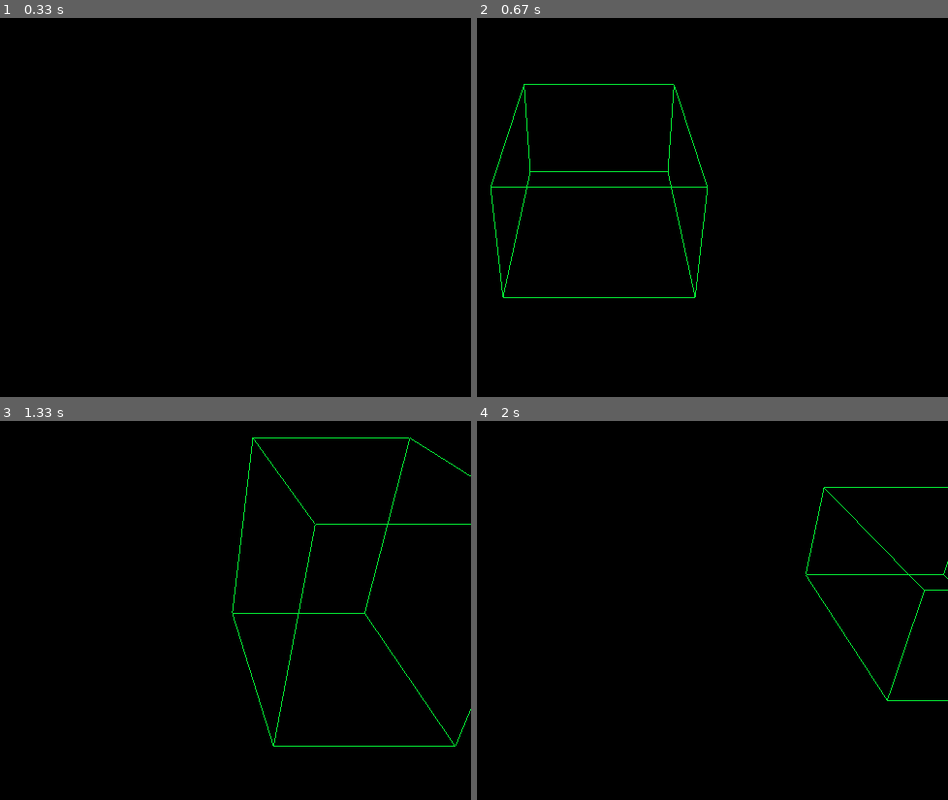
Above: before the commit, frames 1-4 (two rows, left to right).
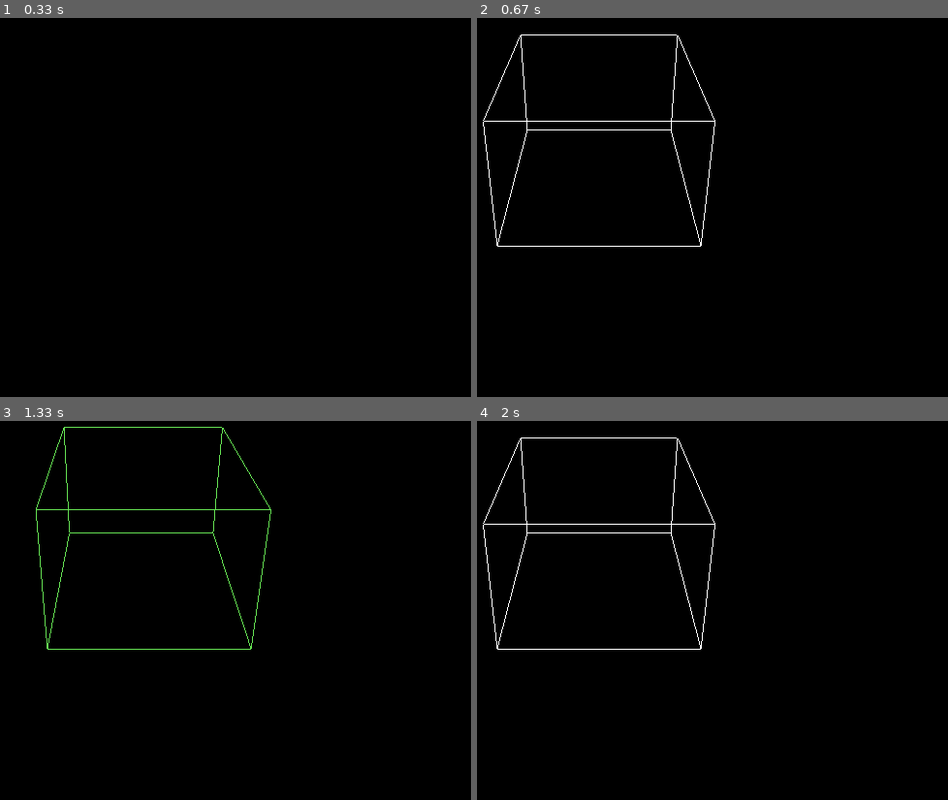
Above: after the commit, the same moments.

Repository: qcjames53/AnnotationTool
Game: pygame game, started from quinn_test_opengl.py
The game is run twice, just before and just after one commit, with the same random seed, the same clock (stepped at 60 frames per second) and the same inputs.
Inputs:
- Up to frame 1 (0.33 s): no input
- Up to frame 2 (0.67 s): tap Enter at 0.33 s
- Up to frame 3 (1.33 s): hold Space 0.67-1.13 s; hold Right 0.67-1.13 s; hold W from 1.17 s (still down); hold Right from 1.17 s (still down)
- Up to frame 4 (2 s): release W at 1.63 s; release Right at 1.63 s; hold A from 1.67 s (still down); hold Right from 1.67 s (still down); tap Space at 1.73 s

Frame 1 is identical in both runs. In frame 2, 1.6% of the frame differs, in the area x 1-51%, y 4-74%; in frame 3, 1.8%, in the area x 7-100%, y 1-86%; in frame 4, 1.3%.

Commit message:
Improved controls with macro and fine adjustment. Began work on rotation (still suspect, I likely messed up the trig). Added ability to delete bounding boxes (which throws an out of bounds exception in common cases, needs work).

Diff:
--- a/quinn_test_opengl.py
+++ b/quinn_test_opengl.py
@@ -1,16 +1,21 @@
 import random
 import numpy
+import math
 import pygame
 from pygame.locals import *
 from OpenGL.GL import *
 from OpenGL.GLU import *
 import cv2
 
-#Constants
+# Constants
 camera_rot = (30, 0)
-box_translation_amount = 1
-box_rotation_amount = 1
-box_mod_dimension_amount = 1
+box_translation_amount = 0.1
+box_rotation_amount = 2
+box_mod_dimension_amount = 0.1
+box_mod_ctrl_multiplier = 10
+box_blink_speed = 15
+box_blink_frame = 0
+box_blink_state = False
 edge_render_order = (
     (0,1),
     (0,3),
@@ -26,26 +31,26 @@
     (5,7)
     )
 
-#Global Variables for Pygame & Data Storage
+# Global Variables for PyGame & Data Storage
 boxes = []
-selected_box = 0;
-show_ground_plane_grid = False;
-
-#Initialize Pygame Display Window & OpenGL
+selected_box = 0
+show_ground_plane_grid = False
+
+# Initialize Pygame Display Window & OpenGL
 pygame.init()
 render_size = (720, 480)
-render = pygame.display.set_mode(render_size, DOUBLEBUF | OPENGL) #Double buffer for monitor refresh rate & OpenGL support in Pygame
-gluPerspective(45, (render_size[0] / render_size[1]), 0.1, 50.0) #(FOV, Aspect Ratio, Near Clipping Plane, Far Clipping Plane)
-glTranslatef(0.0,0.0, -5) #move camera back 5 units
+render = pygame.display.set_mode(render_size, DOUBLEBUF | OPENGL)  # Double buffer for monitor refresh rate & OpenGL support in Pygame
+gluPerspective(45, (render_size[0] / render_size[1]), 0.1, 50.0)  # (FOV, Aspect Ratio, Near Clipping Plane, Far Clipping Plane)
+glTranslatef(0.0,0.0, -5)  # move camera back 5 units
 pygame.display.set_caption("Open GL Test")
 clock = pygame.time.Clock()
 
-#Bounding Box Object Class
+# Bounding Box Object Class
 class BoundingBox():
     """
     Documentation is TBD
     """
-    def __init__(self, index, object_type, color_value, position=[0,0,0], rotation=0, width=1.5, height=1, length=2):
+    def __init__(self, index, object_type, color_value, position=(0,0,0), rotation=0, width=1.5, height=1, length=2):
         self.index = index
         self.pos = position
         self.pos_init = position
@@ -55,31 +60,89 @@
         self.width_init = width
         self.height = height
         self.height_init = height
-        self.rotation = rotation
-        self.rotation_init = rotation
+        self.rot = rotation
+        self.rot_init = rotation
         self.object_type = object_type
         self.color_value = color_value
         self.vertices = None
         self.build_vertices()
 
     def build_vertices(self):
-        self.vertices = (
-            (self.pos[0] + self.width / 2, self.pos[1] - self.height / 2, self.pos[2] - self.length / 2),
-            (self.pos[0] + self.width / 2, self.pos[1] + self.height / 2, self.pos[2] - self.length / 2),
-            (self.pos[0] - self.width / 2, self.pos[1] + self.height / 2, self.pos[2] - self.length / 2),
-            (self.pos[0] - self.width / 2, self.pos[1] - self.height / 2, self.pos[2] - self.length / 2),
-            (self.pos[0] + self.width / 2, self.pos[1] - self.height / 2, self.pos[2] + self.length / 2),
-            (self.pos[0] + self.width / 2, self.pos[1] + self.height / 2, self.pos[2] + self.length / 2),
-            (self.pos[0] - self.width / 2, self.pos[1] - self.height / 2, self.pos[2] + self.length / 2),
-            (self.pos[0] - self.width / 2, self.pos[1] + self.height / 2, self.pos[2] + self.length / 2)
-        )
+        v0_x = self.pos[0] + self.width / 2
+        v0_y = self.pos[1]
+        v0_z = self.pos[2] - self.length / 2
+        v0_x = self.pos[0] + ((v0_x-self.pos[0]) * math.cos(self.rot) - (v0_z-self.pos[2]) * math.sin(self.rot))
+        v0_z = self.pos[2] + ((v0_z-self.pos[2]) * math.cos(self.rot) + (v0_x-self.pos[0]) * math.sin(self.rot))
+        v0 = (v0_x,v0_y,v0_z)
+
+        v1_x = self.pos[0] + self.width / 2
+        v1_y = self.pos[1] + self.height
+        v1_z = self.pos[2] - self.length / 2
+        v1_x = self.pos[0] + ((v1_x-self.pos[0]) * math.cos(self.rot) - (v1_z-self.pos[2]) * math.sin(self.rot))
+        v1_z = self.pos[2] + ((v1_z-self.pos[2]) * math.cos(self.rot) + (v1_x-self.pos[0]) * math.sin(self.rot))
+        v1 = (v1_x, v1_y, v1_z)
+
+        v2_x = self.pos[0] - self.width / 2
+        v2_y = self.pos[1] + self.height
+        v2_z = self.pos[2] - self.length / 2
+        v2_x = self.pos[0] + ((v2_x-self.pos[0]) * math.cos(self.rot) - (v2_z-self.pos[2]) * math.sin(self.rot))
+        v2_z = self.pos[2] + ((v2_z-self.pos[2]) * math.cos(self.rot) + (v2_x-self.pos[0]) * math.sin(self.rot))
+        v2 = (v2_x, v2_y, v2_z)
+
+        v3_x = self.pos[0] - self.width / 2
+        v3_y = self.pos[1]
+        v3_z = self.pos[2] - self.length / 2
+        v3_x = self.pos[0] + ((v3_x-self.pos[0]) * math.cos(self.rot) - (v3_z-self.pos[2]) * math.sin(self.rot))
+        v3_z = self.pos[2] + ((v3_z-self.pos[2]) * math.cos(self.rot) + (v3_x-self.pos[0]) * math.sin(self.rot))
+        v3 = (v3_x, v3_y, v3_z)
+
+        v4_x = self.pos[0] + self.width / 2
+        v4_y = self.pos[1]
+        v4_z = self.pos[2] + self.length / 2
+        v4_x = self.pos[0] + ((v4_x-self.pos[0]) * math.cos(self.rot) - (v4_z-self.pos[2]) * math.sin(self.rot))
+        v4_z = self.pos[2] + ((v4_z-self.pos[2]) * math.cos(self.rot) + (v4_x-self.pos[0]) * math.sin(self.rot))
+        v4 = (v4_x, v4_y, v4_z)
+
+        v5_x = self.pos[0] + self.width / 2
+        v5_y = self.pos[1] + self.height
+        v5_z = self.pos[2] + self.length / 2
+        v5_x = self.pos[0] + ((v5_x-self.pos[0]) * math.cos(self.rot) - (v5_z-self.pos[2]) * math.sin(self.rot))
+        v5_z = self.pos[2] + ((v5_z-self.pos[2]) * math.cos(self.rot) + (v5_x-self.pos[0]) * math.sin(self.rot))
+        v5 = (v5_x, v5_y, v5_z)
+
+        v6_x = self.pos[0] - self.width / 2
+        v6_y = self.pos[1]
+        v6_z = self.pos[2] + self.length / 2
+        v6_x = self.pos[0] + ((v6_x-self.pos[0]) * math.cos(self.rot) - (v6_z-self.pos[2]) * math.sin(self.rot))
+        v6_z = self.pos[2] + ((v6_z-self.pos[2]) * math.cos(self.rot) + (v6_x-self.pos[0]) * math.sin(self.rot))
+        v6 = (v6_x, v6_y, v6_z)
+
+        v7_x = self.pos[0] - self.width / 2
+        v7_y = self.pos[1] + self.height
+        v7_z = self.pos[2] + self.length / 2
+        v7_x = self.pos[0] + ((v7_x-self.pos[0]) * math.cos(self.rot) - (v7_z-self.pos[2]) * math.sin(self.rot))
+        v7_z = self.pos[2] + ((v7_z-self.pos[2]) * math.cos(self.rot) + (v7_x-self.pos[0]) * math.sin(self.rot))
+        v7 = (v7_x, v7_y, v7_z)
+
+        self.vertices = (v0, v1, v2, v3, v4, v5, v6, v7)
+
+        # self.vertices = (
+        #     (self.pos[0] + self.width / 2, self.pos[1], self.pos[2] - self.length / 2),
+        #     (self.pos[0] + self.width / 2, self.pos[1] + self.height, self.pos[2] - self.length / 2),
+        #     (self.pos[0] - self.width / 2, self.pos[1] + self.height, self.pos[2] - self.length / 2),
+        #     (self.pos[0] - self.width / 2, self.pos[1], self.pos[2] - self.length / 2),
+        #     (self.pos[0] + self.width / 2, self.pos[1], self.pos[2] + self.length / 2),
+        #     (self.pos[0] + self.width / 2, self.pos[1] + self.height, self.pos[2] + self.length / 2),
+        #     (self.pos[0] - self.width / 2, self.pos[1], self.pos[2] + self.length / 2),
+        #     (self.pos[0] - self.width / 2, self.pos[1] + self.height, self.pos[2] + self.length / 2)
+        # )
 
     def reset(self):
         self.pos = self.pos_init
         self.length = self.length_init
         self.width = self.width_init
         self.height = self.height_init
-        self.rotation = self.rotation_init
+        self.rot = self.rot_init
         self.build_vertices()
 
     def set_pos(self,pos=(0, 0, 0)):
@@ -89,9 +152,7 @@
         self.build_vertices()
 
     def mod_pos(self,distances=(0, 0, 0)):
-        self.pos[0] += distances[0]
-        self.pos[1] += distances[1]
-        self.pos[2] += distances[2]
+        self.pos = (self.pos[0] + distances[0], self.pos[1] + distances[1], self.pos[2] + distances[2])
         self.build_vertices()
 
     def set_width(self,width):
@@ -116,17 +177,19 @@
         self.set_length(self.length + length)
 
     def set_rot(self,rotation):
-        self.rotation = rotation
+        self.rot = rotation
         self.build_vertices()
 
     def mod_rot(self,rotation):
-        self.set_rot(self.rotation + rotation)
-
+        self.set_rot(self.rot + rotation)
 
 
 def draw_bounding_box(index, selected=False):
     glBegin(GL_LINES)
-    glColor3fv(boxes[index].color_value)
+    if selected:
+        glColor3fv((1, 1, 1))
+    else:
+        glColor3fv(boxes[index].color_value)
     for edge in edge_render_order:
         for vertex in edge:
             glVertex3fv(boxes[index].vertices[vertex])
@@ -149,15 +212,15 @@
 
 def draw_ground_plane_grid(lines, distance_between_lines):
     distance = lines * distance_between_lines
-    max = distance / 2
-    min = -max
+    plane_max = distance / 2
+    plane_min = -plane_max
     glBegin(GL_LINES)
     glColor3fv((0,0,1))
     for i in range(0,lines+1):
-        glVertex3fv((min + i*distance_between_lines,0,min))
-        glVertex3fv((min + i*distance_between_lines,0,max))
-        glVertex3fv((min, 0, min + i*distance_between_lines))
-        glVertex3fv((max, 0, min + i*distance_between_lines))
+        glVertex3fv((plane_min + i*distance_between_lines,0,plane_min))
+        glVertex3fv((plane_min + i*distance_between_lines,0,plane_max))
+        glVertex3fv((plane_min, 0, plane_min + i*distance_between_lines))
+        glVertex3fv((plane_max, 0, plane_min + i*distance_between_lines))
     glEnd()
 
 
@@ -165,14 +228,17 @@
     None
 
 
-def instantiate_box(position=[0,0,0], rotation=0, width=1.5, height=1, length=2, object_type="Car"):
+def instantiate_box(position=(0,0,0), rotation=0, width=1.5, height=1, length=2, object_type="Car"):
     color_value = (random.random(), random.random(), random.random())
-    box = BoundingBox(position=position, rotation=rotation, length=length, width=width, height=height, object_type=object_type, color_value=color_value, index=len(boxes))
-    boxes.append(box)
-
-
-#load_texture()
-glRotatef(camera_rot[0], 1, 0, 0)  #rotation (angle, x, y, z)
+    new_box = BoundingBox(position=position, rotation=rotation, length=length, width=width, height=height,
+                      object_type=object_type, color_value=color_value, index=len(boxes))
+    global selected_box
+    selected_box = new_box.index
+    boxes.append(new_box)
+
+
+# load_texture()
+glRotatef(camera_rot[0], 1, 0, 0)  # rotation (angle, x, y, z)
 
 while True:
     for event in pygame.event.get():
@@ -181,53 +247,60 @@
             quit()
 
         if event.type == pygame.KEYDOWN:
-            if event.key == pygame.K_RETURN: #Create New Box
+            if event.key == pygame.K_RETURN:  # Create New Box
                 instantiate_box()
-            if event.key == pygame.K_PAGEDOWN: #Select Previous Box
+            if (event.key == pygame.K_DELETE or event.key == pygame.K_BACKSPACE) and len(boxes) > 0:  # Delete Selected Box
+                del boxes[selected_box]
+                selected_box = min(selected_box,len(boxes)-1)  # clamp selected_box to usable range
+            if event.key == pygame.K_PAGEDOWN and selected_box > 0 :  # Select Previous Box
                 selected_box -= 1
-            if event.key == pygame.K_PAGEUP: #Select Next Box
+            if event.key == pygame.K_PAGEUP and selected_box < len(boxes)-1:  # Select Next Box
                 selected_box += 1
-            if pygame.key.get_mods() & pygame.KMOD_ALT: #Toggle Ground Plane Grid Visibility
+            if pygame.key.get_mods() & pygame.KMOD_ALT:  # Toggle Ground Plane Grid Visibility
                 show_ground_plane_grid = not show_ground_plane_grid
-            if event.key == pygame.K_SPACE: #Reset Selected Box
+            if event.key == pygame.K_SPACE:  # Reset Selected Box
                 boxes[selected_box].reset()
-            if event.key == pygame.K_UP: #Translate Selected Box
-                boxes[selected_box].mod_pos((0, 0, -box_translation_amount))
+            if event.key == pygame.K_UP:  # Translate Selected Box
+                boxes[selected_box].mod_pos((0, 0, -box_translation_amount * (box_mod_ctrl_multiplier if pygame.key.get_mods() & pygame.KMOD_CTRL else 1)))
             if event.key == pygame.K_DOWN:
-                boxes[selected_box].mod_pos((0, 0, box_translation_amount))
+                boxes[selected_box].mod_pos((0, 0, box_translation_amount * (box_mod_ctrl_multiplier if pygame.key.get_mods() & pygame.KMOD_CTRL else 1)))
             if event.key == pygame.K_LEFT:
-                boxes[selected_box].mod_pos((-box_translation_amount, 0, 0))
+                boxes[selected_box].mod_pos((-box_translation_amount * (box_mod_ctrl_multiplier if pygame.key.get_mods() & pygame.KMOD_CTRL else 1), 0, 0))
             if event.key == pygame.K_RIGHT:
-                boxes[selected_box].mod_pos((box_translation_amount, 0, 0))
-            if event.key == pygame.K_w: #Adjust Height of Selected Box
-                boxes[selected_box].mod_height(box_mod_dimension_amount)
-            if event.key == pygame.K_s:
-                boxes[selected_box].mod_height(-box_mod_dimension_amount)
-            if event.key == pygame.K_a: #Adjust Width of Selected Box
-                boxes[selected_box].mod_width(box_mod_dimension_amount)
+                boxes[selected_box].mod_pos((box_translation_amount * (box_mod_ctrl_multiplier if pygame.key.get_mods() & pygame.KMOD_CTRL else 1), 0, 0))
+            if event.key == pygame.K_w:  # Adjust Height of Selected Box
+                boxes[selected_box].mod_height(box_mod_dimension_amount * (box_mod_ctrl_multiplier if pygame.key.get_mods() & pygame.KMOD_CTRL else 1))
+            if event.key == pygame.K_s and boxes[selected_box].height - (box_mod_dimension_amount * (box_mod_ctrl_multiplier if pygame.key.get_mods() & pygame.KMOD_CTRL else 1)) > 0:
+                boxes[selected_box].mod_height(-box_mod_dimension_amount * (box_mod_ctrl_multiplier if pygame.key.get_mods() & pygame.KMOD_CTRL else 1))
+            if event.key == pygame.K_a and boxes[selected_box].width - (box_mod_dimension_amount * (box_mod_ctrl_multiplier if pygame.key.get_mods() & pygame.KMOD_CTRL else 1)) > 0:  # Adjust Width of Selected Box
+                boxes[selected_box].mod_width(-box_mod_dimension_amount * (box_mod_ctrl_multiplier if pygame.key.get_mods() & pygame.KMOD_CTRL else 1))
             if event.key == pygame.K_d:
-                boxes[selected_box].mod_width(-box_mod_dimension_amount)
-            if event.key == pygame.K_q: #Adjust Length / Depth of Selected Box
-                boxes[selected_box].mod_length(box_mod_dimension_amount)
+                boxes[selected_box].mod_width(box_mod_dimension_amount * (box_mod_ctrl_multiplier if pygame.key.get_mods() & pygame.KMOD_CTRL else 1))
+            if event.key == pygame.K_q and boxes[selected_box].length - (box_mod_dimension_amount * (box_mod_ctrl_multiplier if pygame.key.get_mods() & pygame.KMOD_CTRL else 1)) > 0:  # Adjust Length / Depth of Selected Box
+                boxes[selected_box].mod_length(-box_mod_dimension_amount * (box_mod_ctrl_multiplier if pygame.key.get_mods() & pygame.KMOD_CTRL else 1))
             if event.key == pygame.K_e:
-                boxes[selected_box].mod_length(-box_mod_dimension_amount)
-            if event.key == pygame.K_r: #Adjust Rotation of Selected Box
-                boxes[selected_box].mod_rot(box_mod_dimension_amount)
+                boxes[selected_box].mod_length(box_mod_dimension_amount * (box_mod_ctrl_multiplier if pygame.key.get_mods() & pygame.KMOD_CTRL else 1))
+            if event.key == pygame.K_r:  # Adjust Rotation of Selected Box
+                boxes[selected_box].mod_rot(box_mod_dimension_amount * (box_mod_ctrl_multiplier if pygame.key.get_mods() & pygame.KMOD_CTRL else 1))
             if event.key == pygame.K_f:
-                boxes[selected_box].mod_rot(-box_mod_dimension_amount)
+                boxes[selected_box].mod_rot(-box_mod_dimension_amount * (box_mod_ctrl_multiplier if pygame.key.get_mods() & pygame.KMOD_CTRL else 1))
 
     glClear(GL_COLOR_BUFFER_BIT | GL_DEPTH_BUFFER_BIT)
 
-    #draw_background_image()
-    if (show_ground_plane_grid):
+#   draw_background_image()
+    if show_ground_plane_grid:
         draw_ground_plane_grid(100, 0.5)
         draw_axis()
 
     for box in boxes:
-        if selected_box == box.index:
+        if selected_box == box.index and box_blink_state:
             draw_bounding_box(box.index, True)
         else:
             draw_bounding_box(box.index)
 
     pygame.display.flip()
-    clock.tick(30) #30 fps clock
+    box_blink_frame += 1
+    if box_blink_frame >= box_blink_speed:
+        box_blink_state = not box_blink_state
+        box_blink_frame = 0
+    clock.tick(30)  # 30 fps clock
